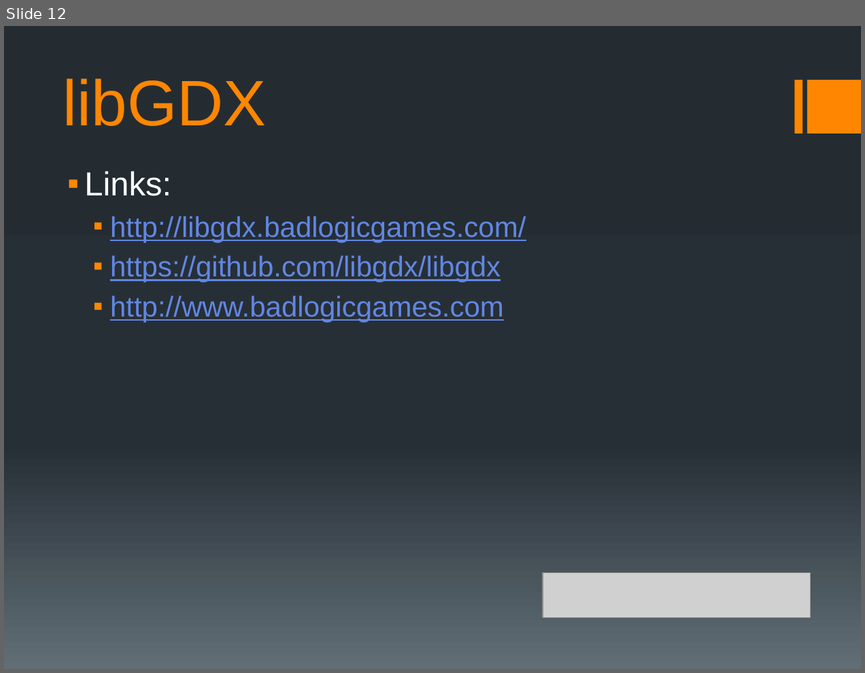
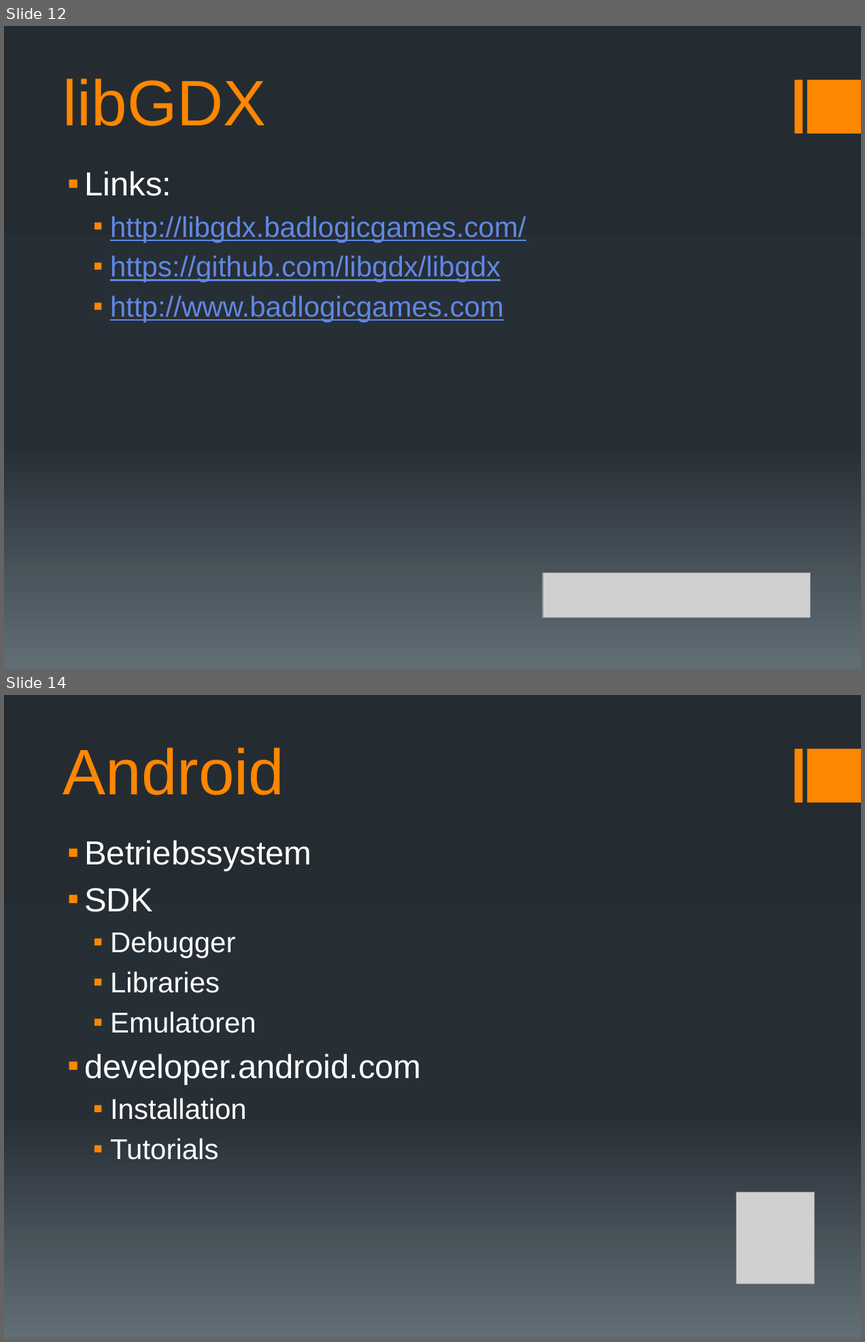
Before and after one commit to docker-apps/Docker, a slide deck: Documents/Analyse/Analyse_Präsentation_v1.pptx. Shown one above the other, each under a label of ours: slide 12 before the commit, slides 12 and 14 after it; the slides between them are not shown. The pictures are 865x673 and 865x1342 pixels, drawn with LibreOffice and Linux fonts; fonts in the diff are those of the drawing; grey boxes stand for pictures. Boxes give left, top, right and bottom in pixels: in the first picture for what was removed or moved away, otherwise in the second. Text is boxed around its words. In the diff, an @@ line names an element or a change of style, - is before the commit and + after.

```diff
--- a/Documents/Analyse/Analyse_Präsentation_v1.pptx
+++ b/Documents/Analyse/Analyse_Präsentation_v1.pptx
@@ slide 14 added at (4,695,861,1338), background gradient #242C33 to #273037 to #636D76; not listed: 2 template elements that a slide beside it also shows @@
@@ title added at (63,747,285,795), 54 pt, text #FF8600 @@
+Android
@@ text added at (84,840,421,1159), 24 pt, text #FFFFFF @@
+▪ Betriebssystem
+▪ SDK
+  ▪ Debugger
+  ▪ Libraries
+  ▪ Emulatoren
+▪ developer.android.com
+  ▪ Installation
+  ▪ Tutorials
@@ picture added at (736,1192,814,1284) @@
```
Also in this commit, not shown: 2 slides changed, 1 other slide added, 1 slide removed.
